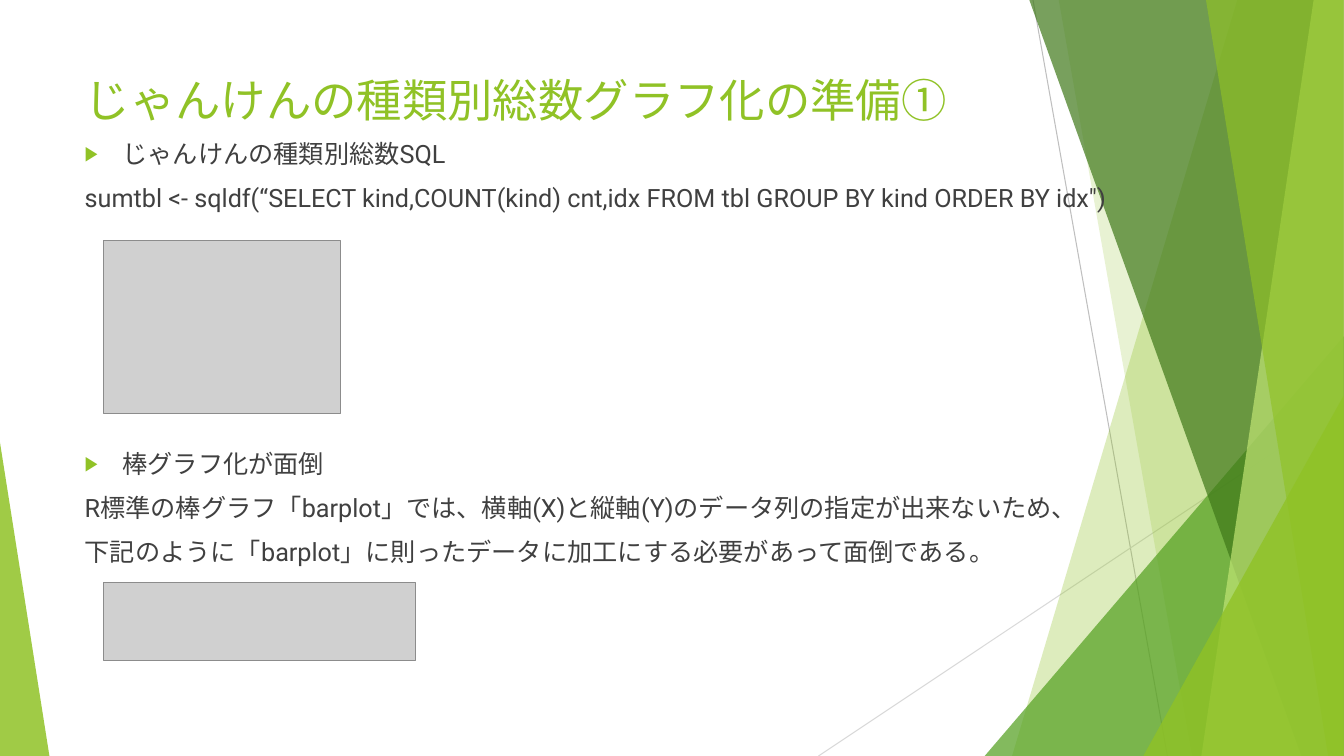
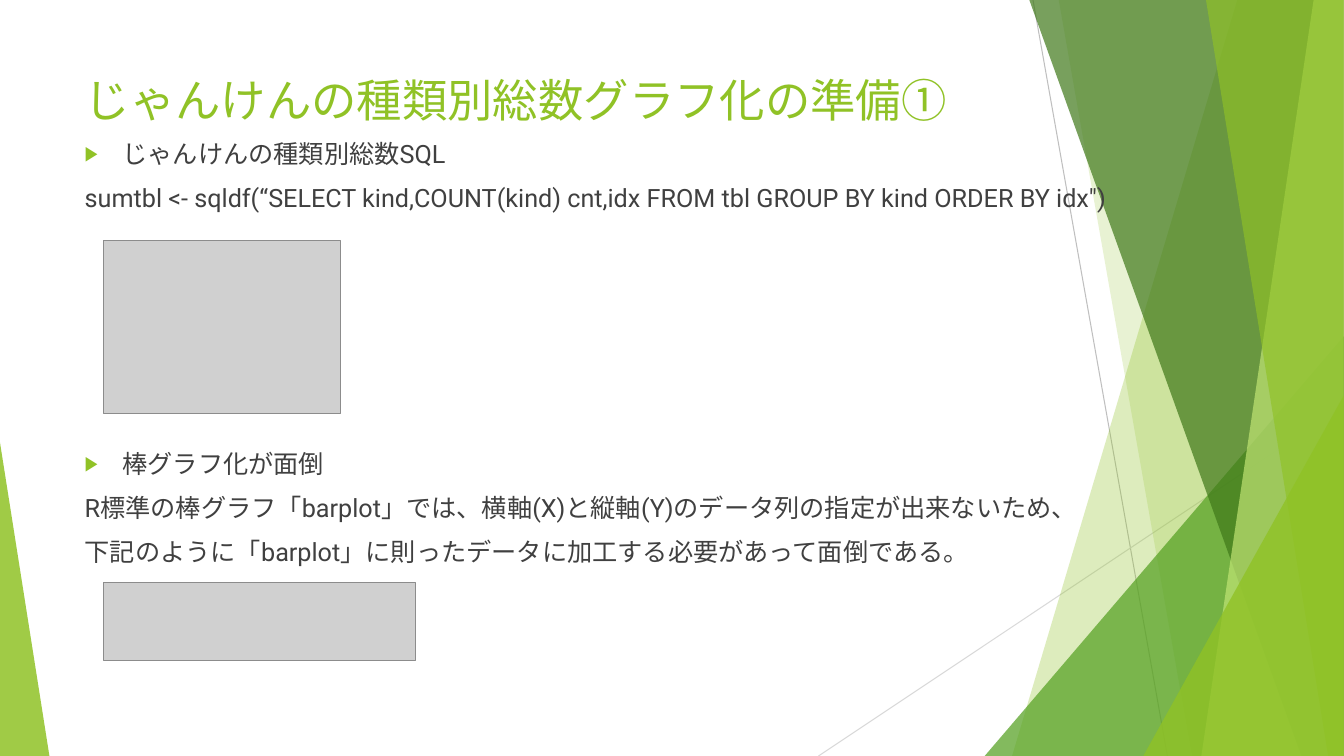
Before and after one commit to yaju/Sazae_R, a slide deck: slide 10 of サザエさんのじゃんけん.pptx. Drawn at 1344x756 pixels with LibreOffice and Linux fonts; fonts in the diff are those of the drawing; grey boxes stand for pictures; background and template pictures are left out. Boxes give left, top, right and bottom in pixels: in the first picture for what was removed or moved away, otherwise in the second. Text is boxed around its words. In the diff, an @@ line names an element or a change of style, - is before the commit and + after.

```diff
--- a/サザエさんのじゃんけん.pptx
+++ b/サザエさんのじゃんけん.pptx
@@ text at bbox=[85, 539, 969, 566]: text changed @@
-下記のように「barplot」に則ったデータに加工にする必要があって面倒である。
+下記のように「barplot」に則ったデータに加工する必要があって面倒である。
```
Also in this commit, not shown: 4 other slides changed, 1 other file.
